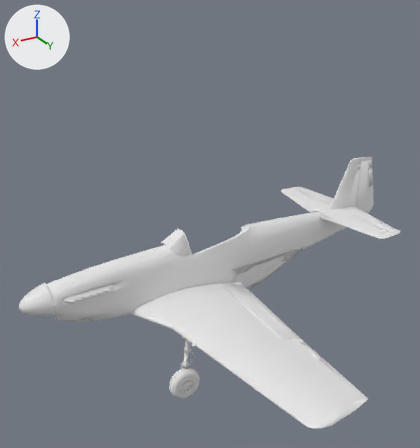
The Blender file Resources/WIP/parts.blend as it was, and as the next commit left it.
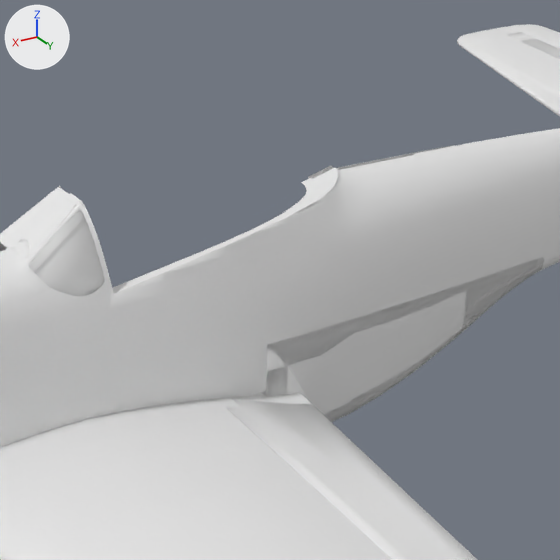
Each version is shown whole from a 50 mm camera at (2.74, 10.71, 6.15) aimed at (-2.98, 1.18, 1.39), then close up on the part from 39% to 73% of the width and 40% to 73% of the height. The axes (+X, +Y, +Z) are drawn at upper left. The lights are the same throughout.

The first close-up shows 'dogHouse', 'elevator', 'flapsLeft', 'fudelage', 'horizontalStabilizer', 'windshield', 'windshieldLeft', 'wingLeft'.
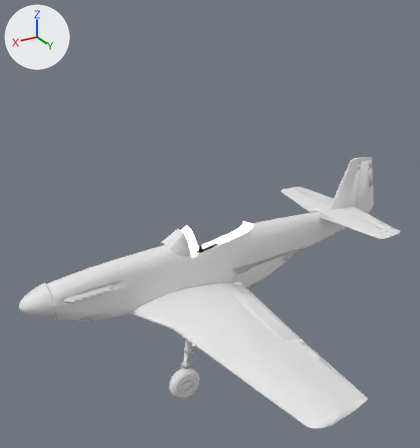
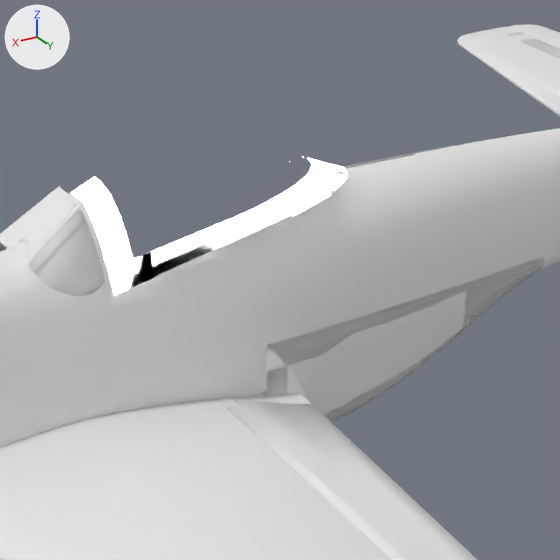
The change, as a list of edits to the scene's bpy script:
```text
Add mat_foregrou:
    mat_foregrou = diffuse_material('Foregrou')
    mat_foregrou.base_color = (128.0, 128.0, 128.0)  # white #ffffff
Add me_mesh169:
    me_mesh169.from_pydata(...)  # 2851 vertices, 125 faces, 1818 loose edges; spans x -2303.0..-1383.0, y 138.0..445.0, z -171.0..7.0
    me_mesh169.polygons.foreach_set('use_smooth', [True] * 125)
    me_mesh169.materials.append(mat_foregrou)  # white #ffffff
Add ob_mesh169:
    ob_mesh169 = bpy.data.objects.new('Mesh169', me_mesh169)
    ob_mesh169.location = (0.0, 0.014, 0.0)
    ob_mesh169.rotation_euler = (1.571, 0.0, 0.0)  # degrees (90, 0, 0)
    ob_mesh169.scale = (0.00212, 0.00212, 0.00212)
    _m = ob_mesh169.modifiers.new('Decimate', 'DECIMATE')
    _m.decimate_type = 'DISSOLVE'
    _m.ratio = 0.1
    _m.angle_limit = 0.192
    _m.delimit = {'SEAM'}
```

Location of each change, (x1, y1, x2, y2) in pixels of the close-ups (560 x 560 px):
'Mesh169', added
    after: (71, 158, 347, 295)
